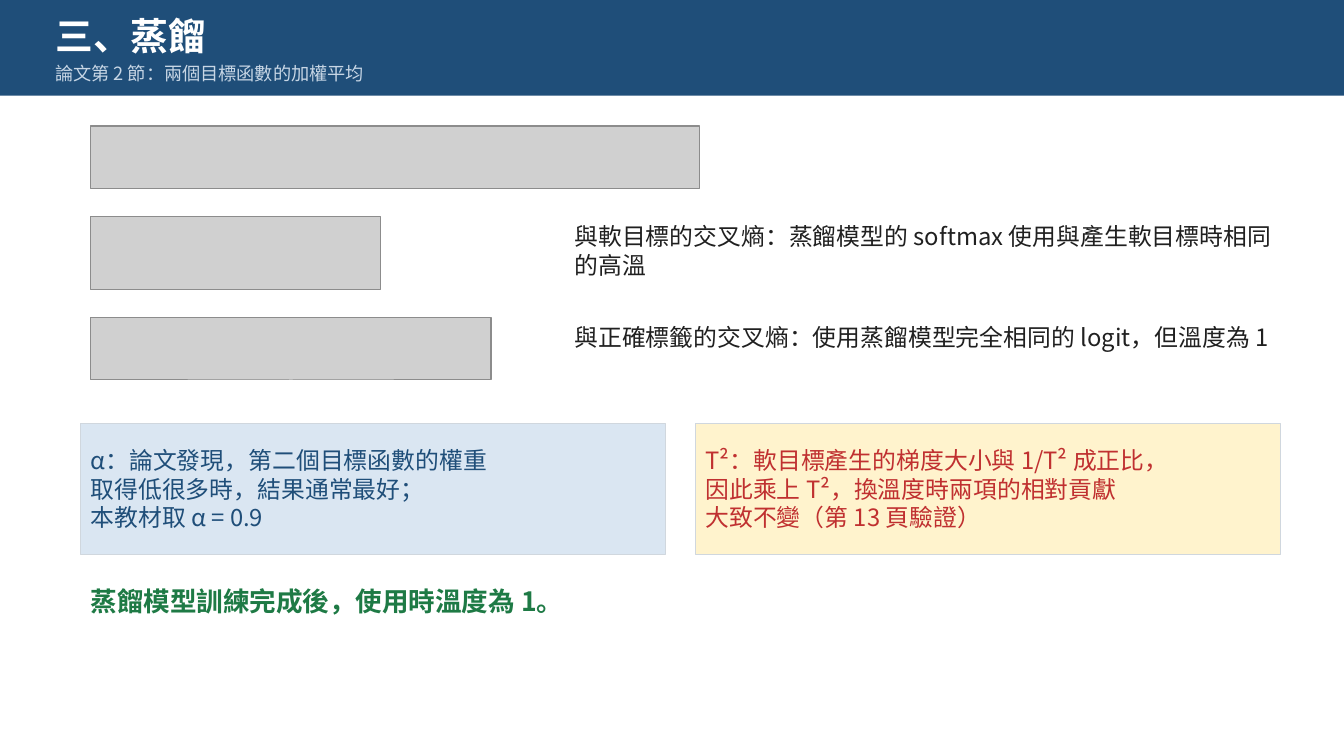
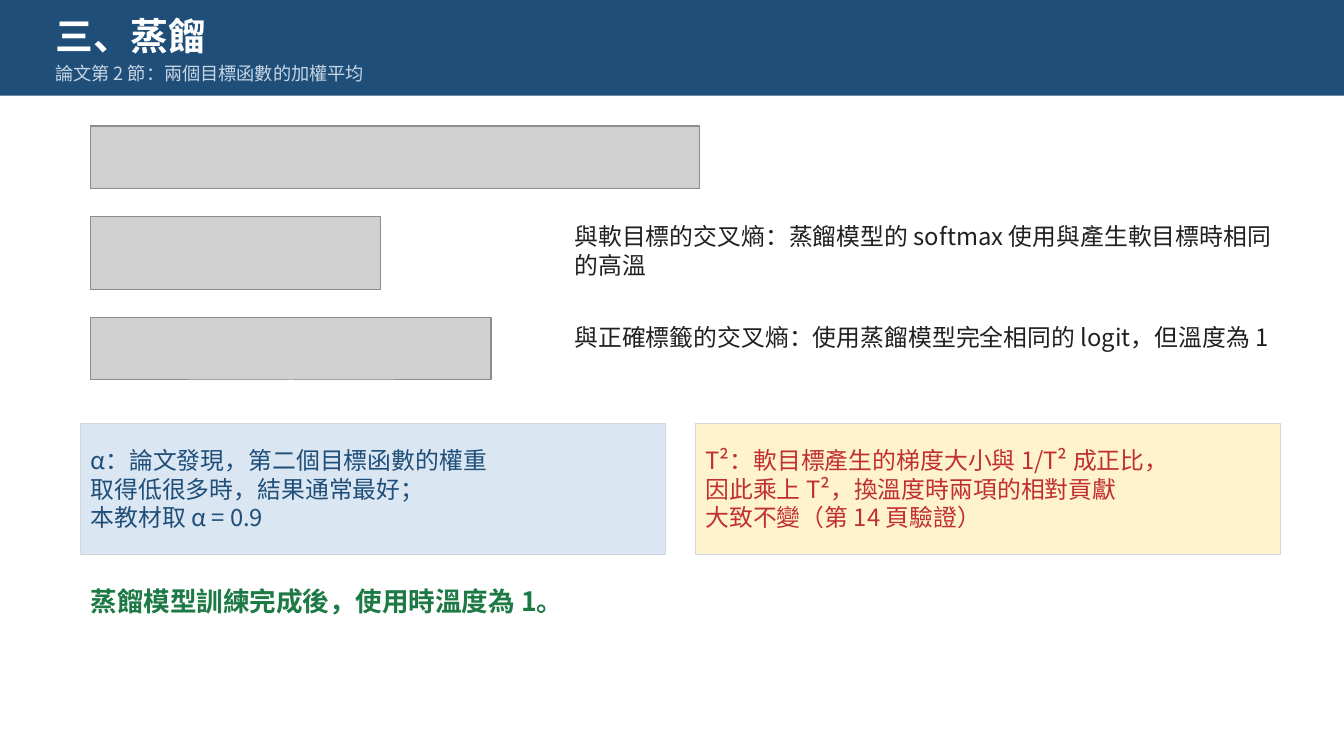
Before and after one commit to pychang-ai/115-1_DLMA, a slide deck: slide 10 of topics/knowledge-distillation/課外主題_知識蒸餾.pptx (slide 9 before the commit). Drawn at 1344x756 pixels with LibreOffice and Linux fonts; fonts in the diff are those of the drawing; grey boxes stand for pictures. Boxes give left, top, right and bottom in pixels: in the first picture for what was removed or moved away, otherwise in the second. Text is boxed around its words. In the diff, an @@ line names an element or a change of style, - is before the commit and + after.

```diff
--- a/topics/knowledge-distillation/課外主題_知識蒸餾.pptx
+++ b/topics/knowledge-distillation/課外主題_知識蒸餾.pptx
@@ text in rectangle at bbox=[705, 506, 981, 528]: text changed @@
-大致不變（第 13 頁驗證）
+大致不變（第 14 頁驗證）
```
Also in this commit, not shown: 3 other slides changed, 1 slide added, 1 other file.
